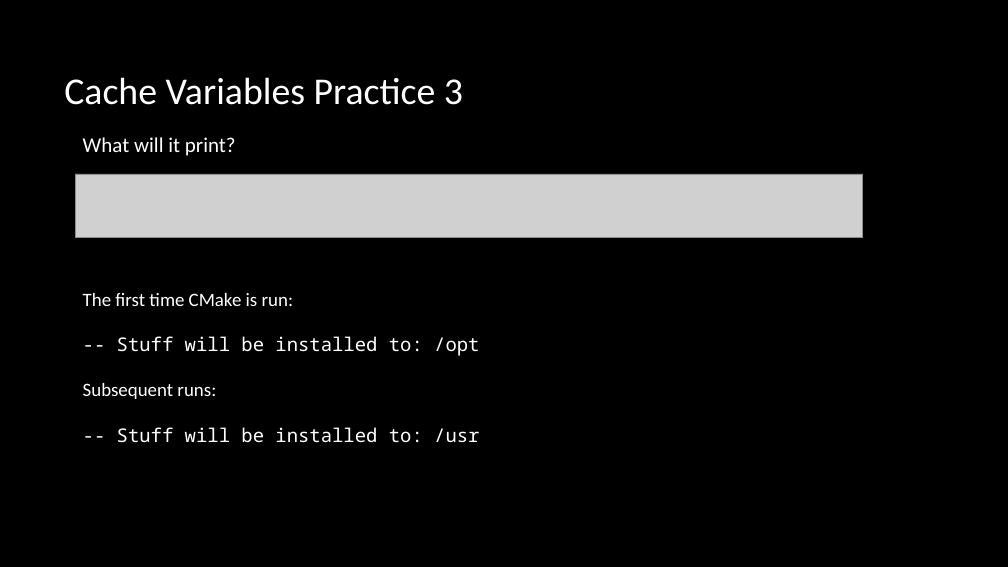
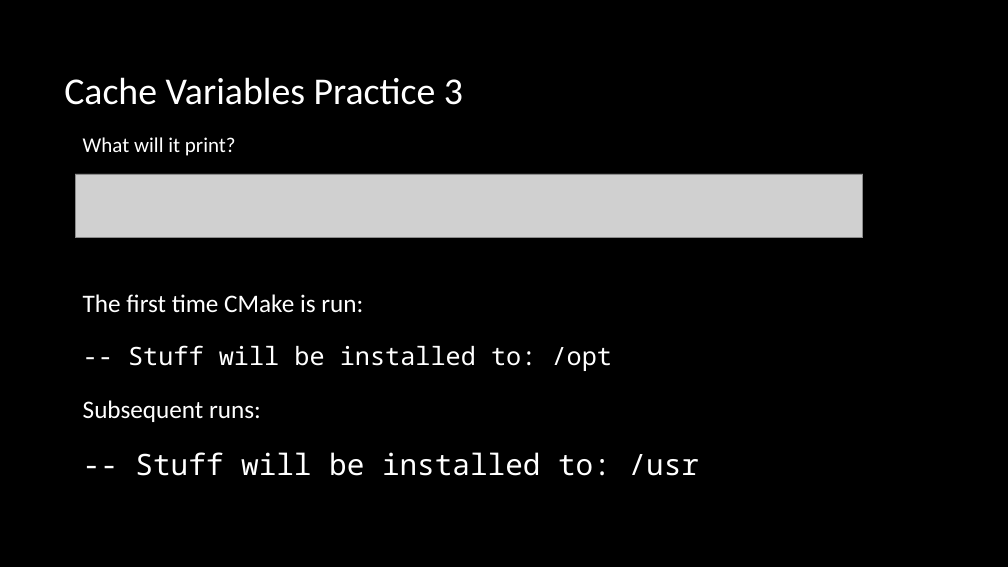
Before and after one commit to multiplemonomials/CMakeTraining, a slide deck: slide 16 of Session 2 - More Advanced CMake.pptx. Drawn at 1008x567 pixels with LibreOffice and Linux fonts; fonts in the diff are those of the drawing; grey boxes stand for pictures; background and template pictures are left out. Boxes give left, top, right and bottom in pixels: in the first picture for what was removed or moved away, otherwise in the second. Text is boxed around its words. In the diff, an @@ line names an element or a change of style, - is before the commit and + after.

```diff
--- a/Session 2 - More Advanced CMake.pptx
+++ b/Session 2 - More Advanced CMake.pptx
@@ text "The first time CMake is ..." at (x1=83, y1=294, x2=699, y2=476): size 18 to 24 pt in "The first time CMake is run:", "-- Stuff will be installed to: /opt", "Subsequent runs:"; size 18 to 28 pt in "-- Stuff will be installed to: /usr" @@
```
Also in this commit, not shown: 2 other slides changed, 1 other file.
